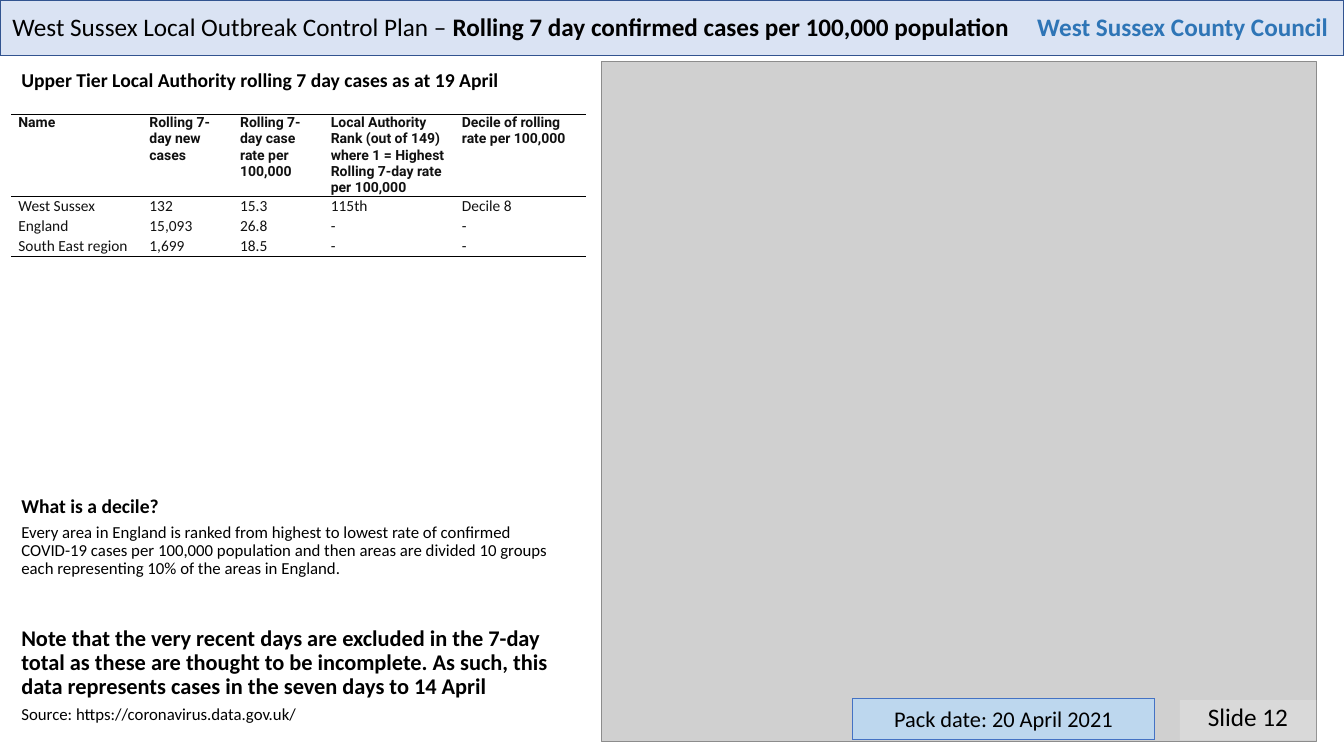
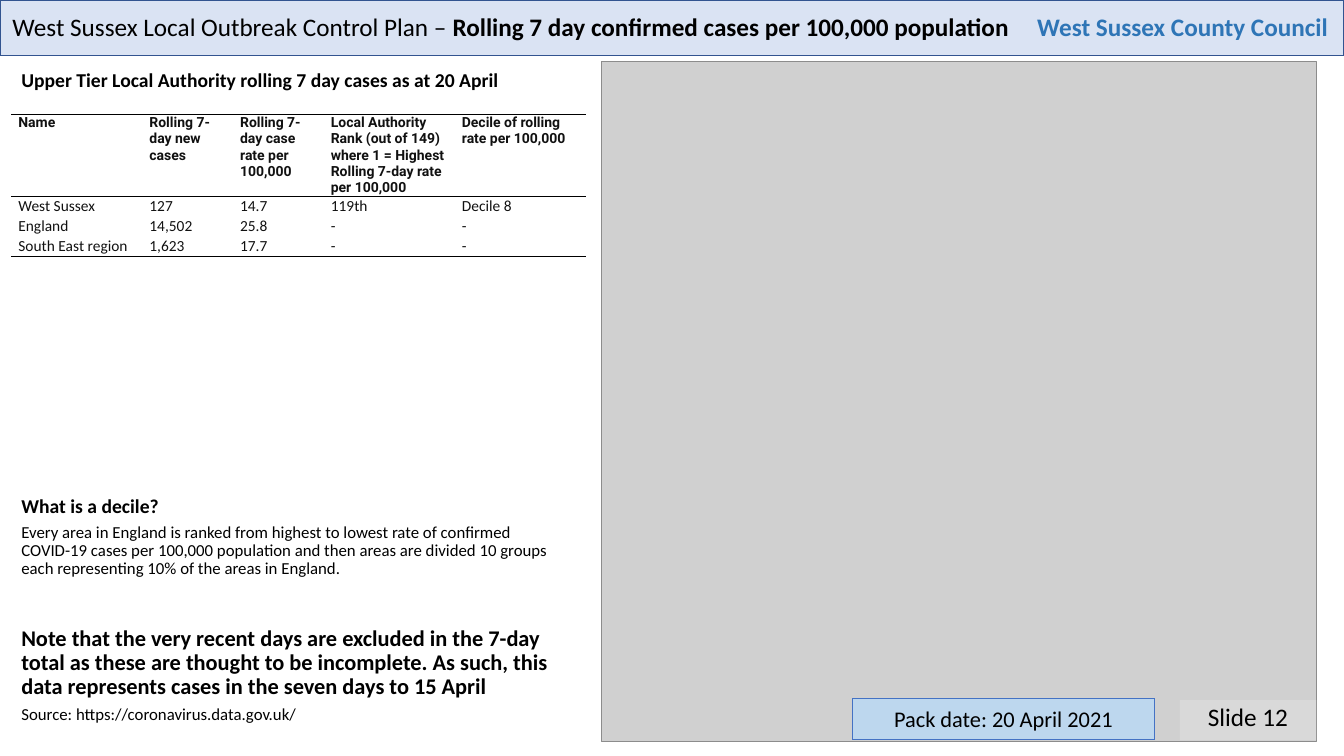
Before and after one commit to psychty/wsx_covid_datapack_public, a slide deck: slide 12 of Latest_West_Sussex_C19_slide_deck.pptx. Drawn at 1344x756 pixels with LibreOffice and Linux fonts; fonts in the diff are those of the drawing; grey boxes stand for pictures. Boxes give left, top, right and bottom in pixels: in the first picture for what was removed or moved away, otherwise in the second. Text is boxed around its words. In the diff, an @@ line names an element or a change of style, - is before the commit and + after.

Commit message:
April 20 update

```diff
--- a/Latest_West_Sussex_C19_slide_deck.pptx
+++ b/Latest_West_Sussex_C19_slide_deck.pptx
@@ text at [21, 73, 498, 91]: text changed @@
-Upper Tier Local Authority rolling 7 day cases as at 19 April
+Upper Tier Local Authority rolling 7 day cases as at 20 April
@@ table at [11, 115, 586, 394] @@
-row 2: West Sussex | 132 | 15.3 | 115th | Decile 8
+row 2: West Sussex | 127 | 14.7 | 119th | Decile 8
-row 3, column 2: 15,093
+row 3, column 2: 14,502
-row 3, column 3: 26.8
+row 3, column 3: 25.8
-row 4, column 2: 1,699
+row 4, column 2: 1,623
-row 4, column 3: 18.5
+row 4, column 3: 17.7
@@ text at [21, 630, 547, 698]: text changed @@
-Note that the very recent days are excluded in the 7-day total as these are thought to be incomplete. As such, this data represents cases in the seven days to 14 April
+Note that the very recent days are excluded in the 7-day total as these are thought to be incomplete. As such, this data represents cases in the seven days to 15 April
```
Also in this commit, not shown: 3 other slides changed, 50 other files.
